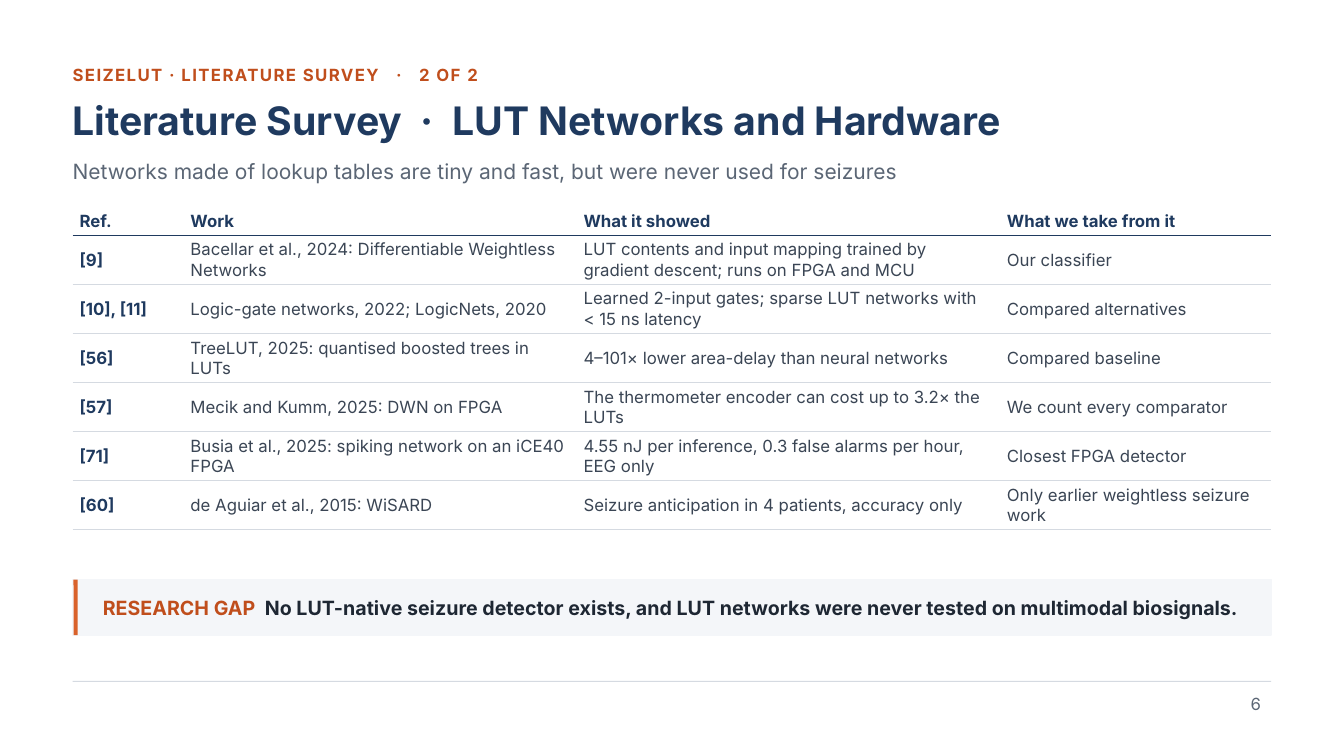
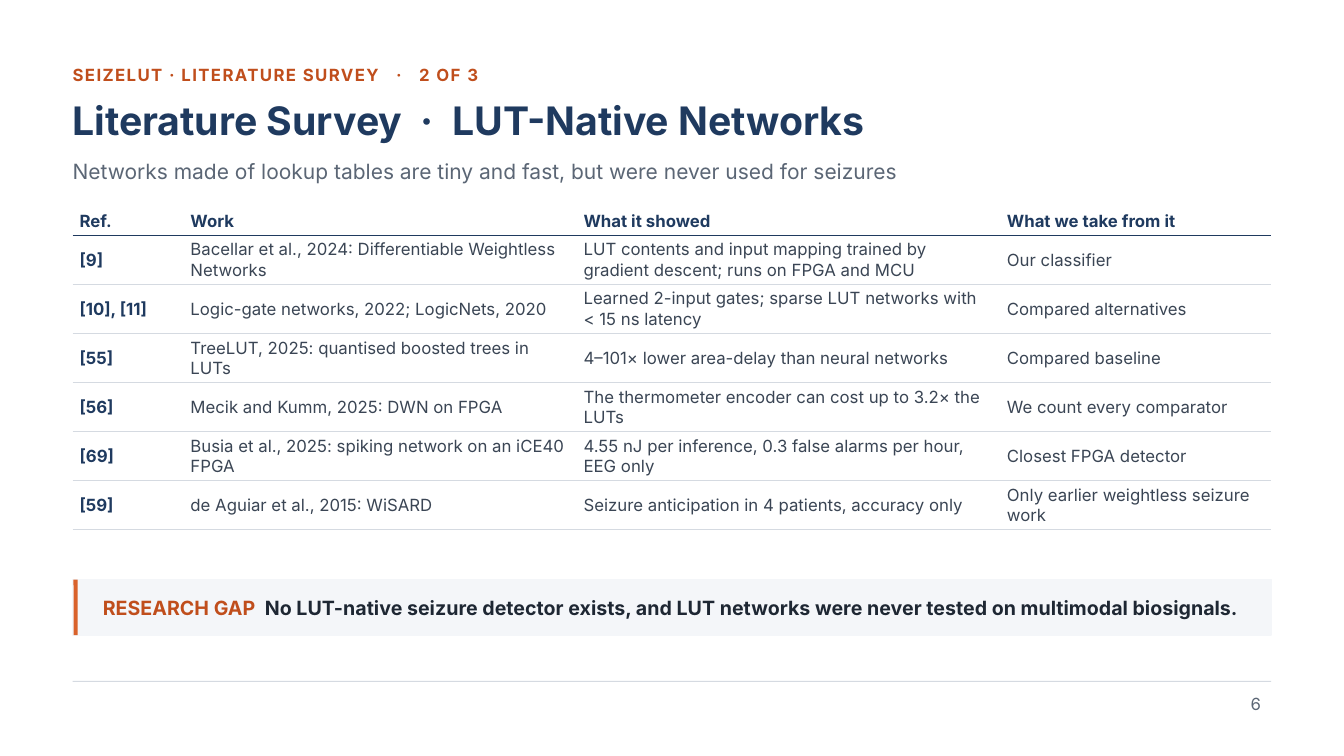
Before and after one commit to chaithr45/Final_year_proj, a slide deck: slide 6 of reports/ec418/out/SeizeLUT_EC418_Presentation.pptx. Drawn at 1344x756 pixels with LibreOffice and Linux fonts; fonts in the diff are those of the drawing. Boxes give left, top, right and bottom in pixels: in the first picture for what was removed or moved away, otherwise in the second. Text is boxed around its words. In the diff, an @@ line names an element or a change of style, - is before the commit and + after.

```diff
--- a/reports/ec418/out/SeizeLUT_EC418_Presentation.pptx
+++ b/reports/ec418/out/SeizeLUT_EC418_Presentation.pptx
@@ text at [73, 68, 478, 81]: text changed @@
-SEIZELUT · LITERATURE SURVEY · 2 OF 2
+SEIZELUT · LITERATURE SURVEY · 2 OF 3
@@ title at [73, 105, 864, 143]: text changed @@
-Literature Survey · LUT Networks and Hardware
+Literature Survey · LUT-Native Networks
@@ table at [73, 207, 1271, 525] @@
-row 4, column 1: [56]
+row 4, column 1: [55]
-row 5, column 1: [57]
+row 5, column 1: [56]
-row 6, column 1: [71]
+row 6, column 1: [69]
-row 7, column 1: [60]
+row 7, column 1: [59]
```
Also in this commit, not shown: 8 other slides changed, 2 slides added, 6 other files.
